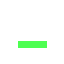
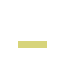
Two versions of the same layered image (64 × 64). Layer-by-layer changes:
painted on "Layer 2" over bbox(18, 41, 47, 48)
